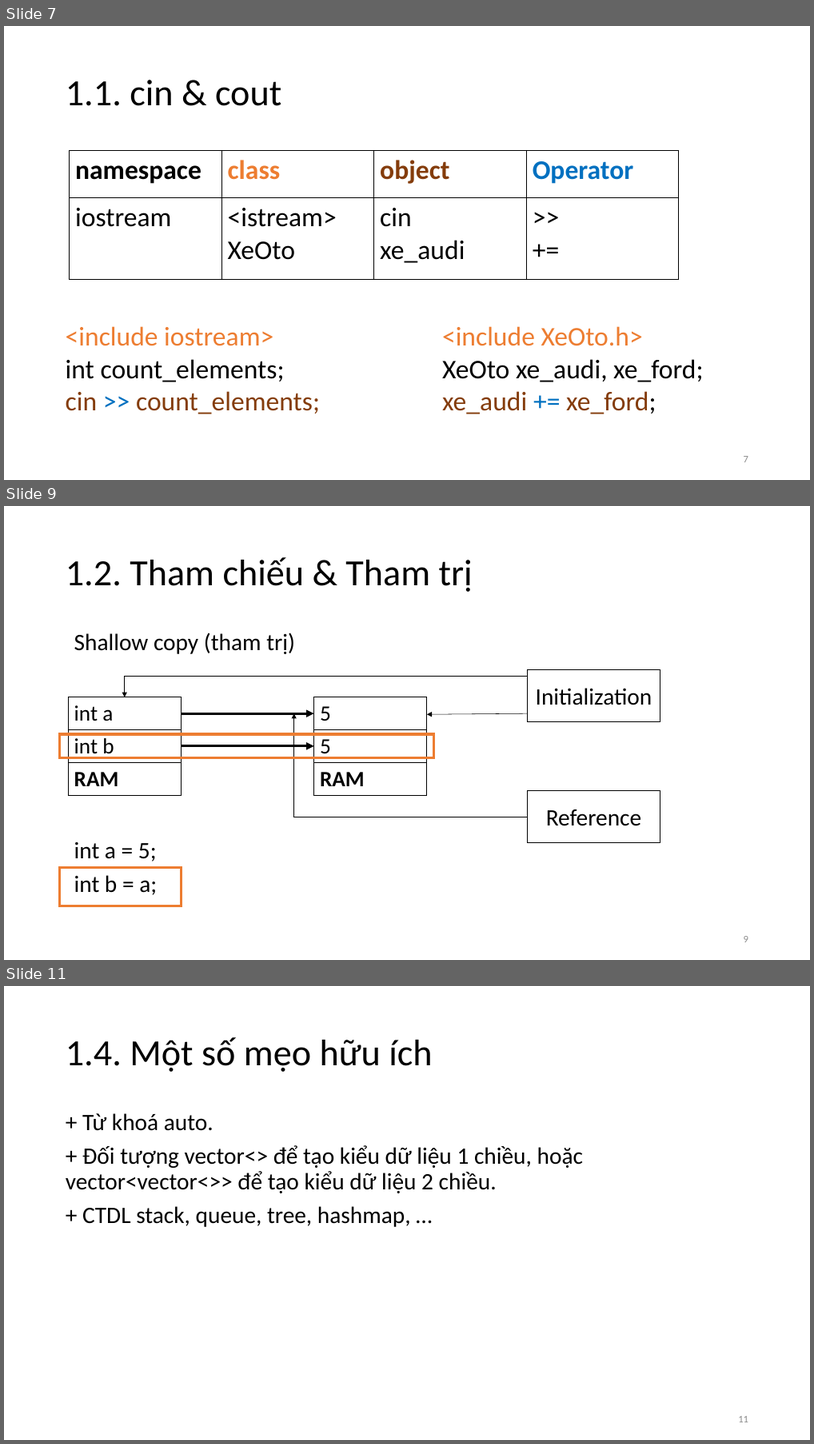
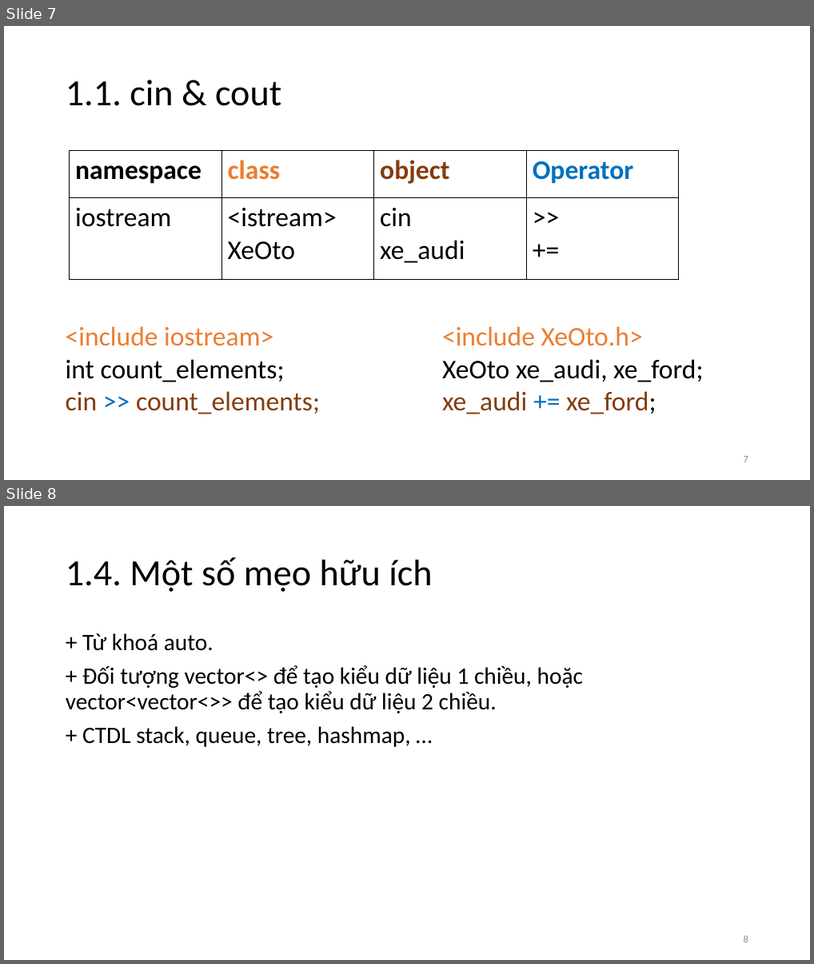
Before and after one commit to vutuanhai237/CourseMaterialsUIT, a slide deck: IT002-OOP/Slide thực hành/Lab 1. BasicCplusplus.pptx. Shown one above the other, each under a label of ours: slides 7, 9 and 11 before the commit, slides 7 and 8 after it; the slides between them are not shown. The pictures are 814x1444 and 814x964 pixels, drawn with LibreOffice and Linux fonts; fonts in the diff are those of the drawing. Boxes give left, top, right and bottom in pixels: in the first picture for what was removed or moved away, otherwise in the second. Text is boxed around its words. In the diff, an @@ line names an element or a change of style, - is before the commit and + after.

```diff
--- a/IT002-OOP/Slide thực hành/Lab 1. BasicCplusplus.pptx
+++ b/IT002-OOP/Slide thực hành/Lab 1. BasicCplusplus.pptx
@@ slide 9 removed at bbox=[4, 506, 810, 960], background #FFFFFF @@
@@ title removed at bbox=[66, 557, 473, 592] @@
-1.2. Tham chiếu & Tham trị
@@ text removed at bbox=[74, 632, 295, 654] @@
-Shallow copy (tham trị)
@@ rectangle removed at bbox=[528, 669, 661, 722] @@
-Initialization
@@ table removed at bbox=[68, 697, 182, 794], 3 rows, 1 columns @@
-int a
-int b
-RAM
@@ elbow arrow removed from (528, 676) to (124, 697) @@
@@ table removed at bbox=[314, 697, 427, 794], 3 rows, 1 columns @@
-5
-5
-RAM
@@ arrow removed from (182, 713) to (314, 713) @@
@@ elbow arrow removed from (528, 816) to (294, 713) @@
@@ arrow removed from (528, 713) to (427, 714) @@
@@ rectangle removed at bbox=[60, 734, 434, 758] @@
@@ arrow removed from (182, 746) to (314, 746) @@
@@ rectangle removed at bbox=[528, 790, 661, 843] @@
-Reference
@@ text removed at bbox=[74, 842, 157, 895] @@
-int a = 5;
-int b = a;
@@ rectangle removed at bbox=[60, 867, 182, 906] @@
@@ page number removed at bbox=[744, 936, 749, 942] @@
-9
@@ what was slide 11 is now slide 8 @@
@@ page number at bbox=[744, 935, 749, 942]: text changed @@
-11
+8
```
Also in this commit, not shown: 2 other slides removed, 1 other file.
